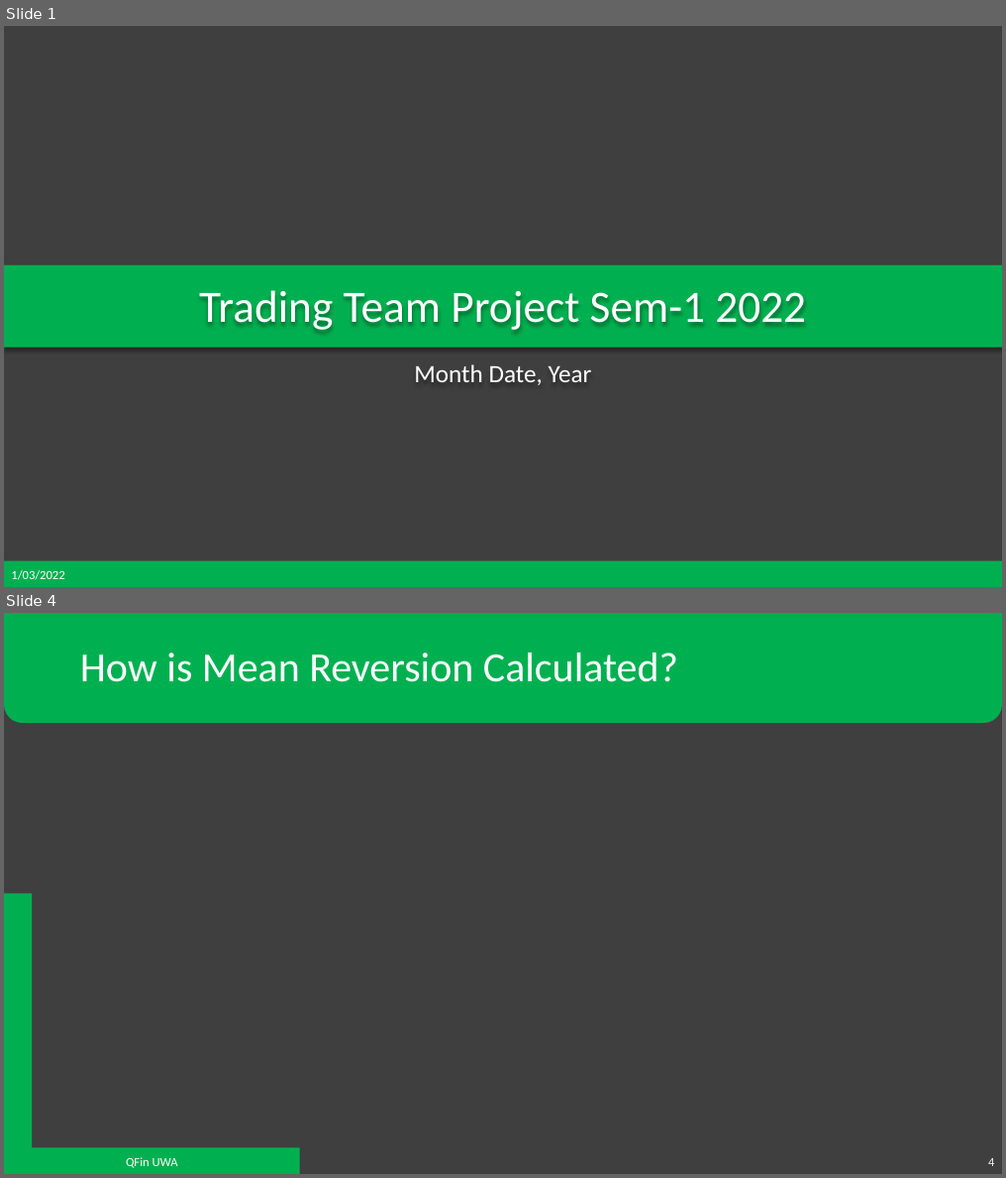
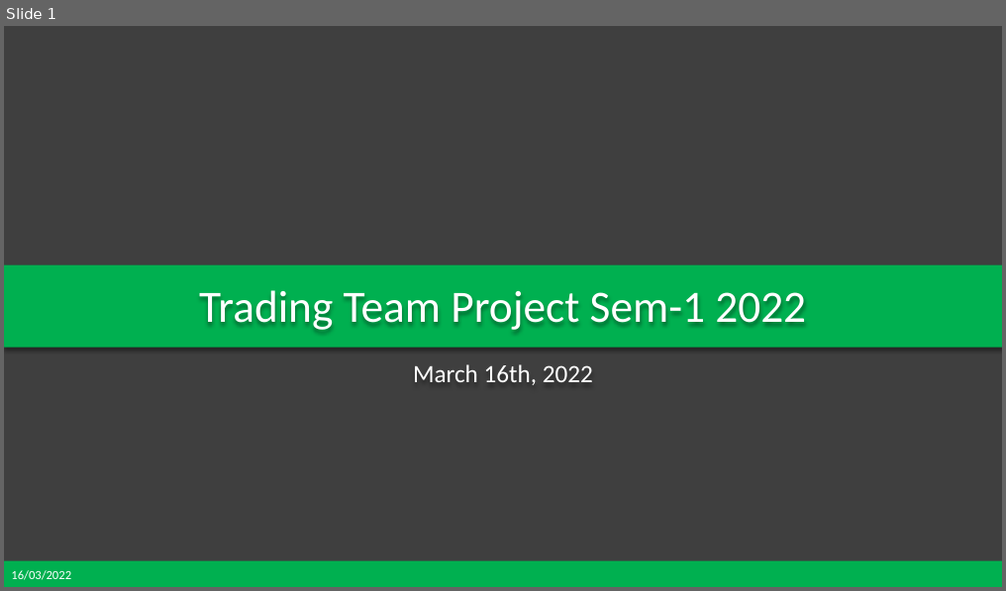
Before and after one commit to QFinUWA/Mean-Reversion-Trading-Team-Project-Semester-1-2022, a slide deck: Mean Reversion - Project Semester 1 2022.pptx. Shown one above the other, each under a label of ours: slides 1 and 4 before the commit, slide 1 after it; the slides between them are not shown. The pictures are 1006x1178 and 1006x591 pixels, drawn with LibreOffice and Linux fonts; fonts in the diff are those of the drawing; background and template pictures are left out. Boxes give left, top, right and bottom in pixels: in the first picture for what was removed or moved away, otherwise in the second. Text is boxed around its words. In the diff, an @@ line names an element or a change of style, - is before the commit and + after.

```diff
--- a/Mean Reversion - Project Semester 1 2022.pptx
+++ b/Mean Reversion - Project Semester 1 2022.pptx
@@ slide 4 removed at <box>4,613,1002,1174</box>, background #3F3F3F @@
@@ round same rect removed at <box>4,613,1002,723</box> @@
@@ title removed at <box>80,653,678,682</box> @@
-How is Mean Reversion Calculated?
@@ corner removed at <box>4,894,300,1174</box> @@
@@ text removed at <box>126,1157,178,1168</box> @@
-QFin UWA
@@ page number removed at <box>988,1158,994,1166</box> @@
-4
@@ slide 1 changed as well @@
@@ subtitle at <box>413,365,593,385</box>: text changed @@
-Month Date, Year
+March 16th, 2022
@@ text at <box>11,570,71,580</box>: text changed @@
-1/03/2022
+16/03/2022
```
Also in this commit, not shown: 3 other slides changed, 7 slides added, 1 other slide removed.
